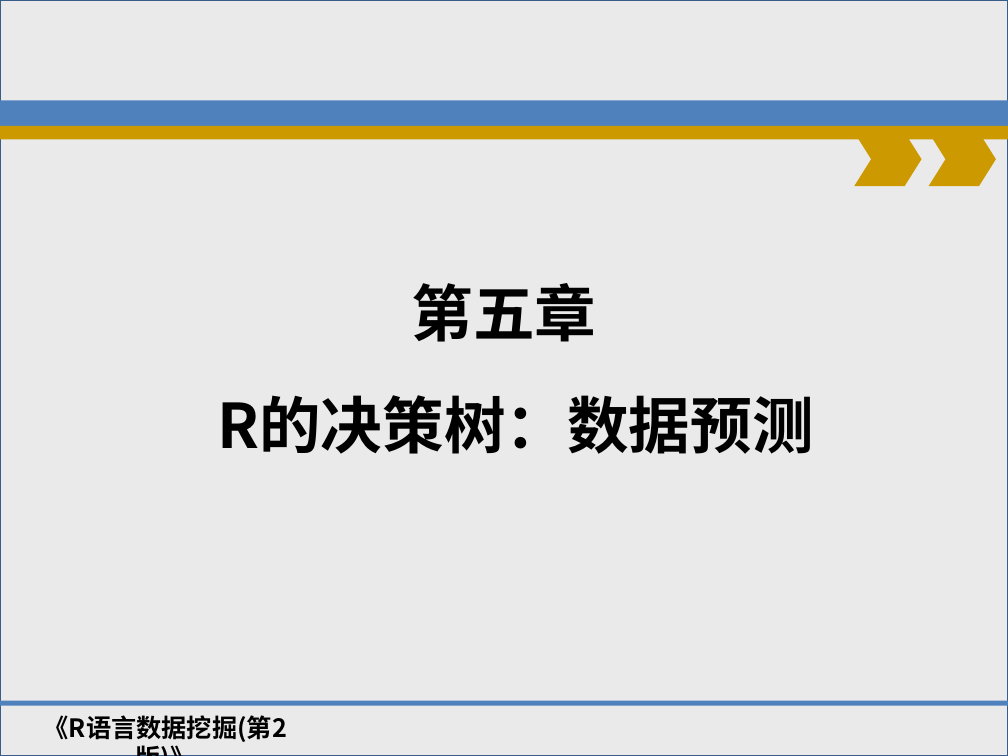
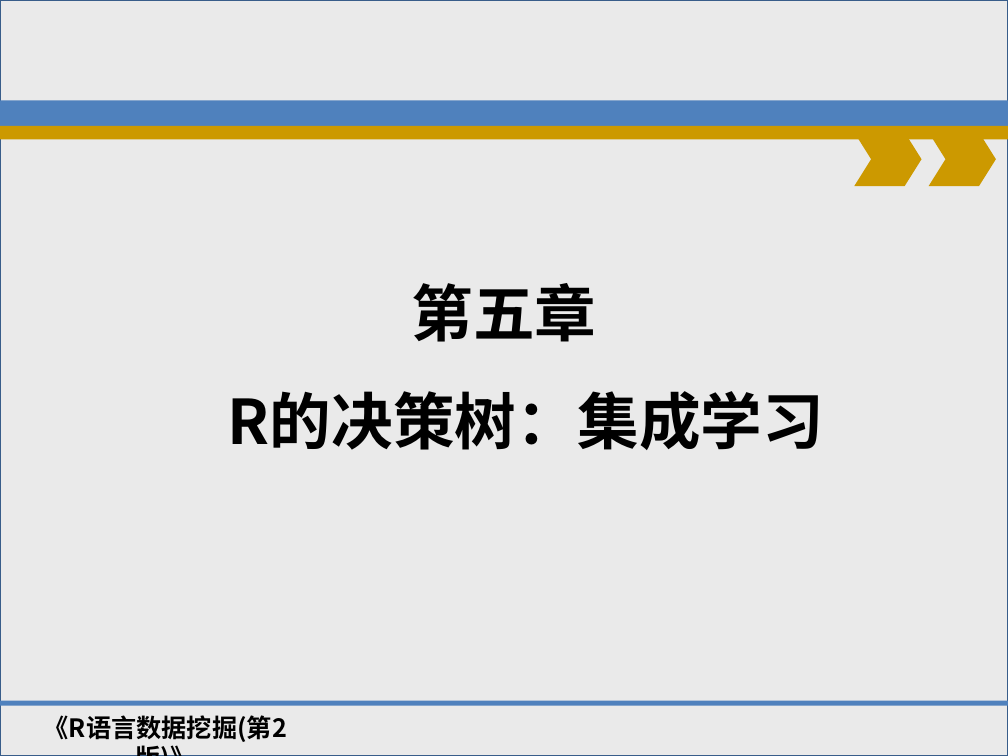
Before and after one commit to shfkuang/shfkuang.github.io, a slide deck: slide 1 of dm2019/dmch53.ppt. Drawn at 1008x756 pixels with LibreOffice and Linux fonts; fonts in the diff are those of the drawing; background and template pictures are left out. Boxes give left, top, right and bottom in pixels: in the first picture for what was removed or moved away, otherwise in the second. Text is boxed around its words. In the diff, an @@ line names an element or a change of style, - is before the commit and + after.

```diff
--- a/dm2019/dmch53.ppt
+++ b/dm2019/dmch53.ppt
@@ subtitle at (228,391,824,450): text changed @@
-R的决策树：数据预测
+R的决策树：集成学习
```
Also in this commit, not shown: 1 other slide changed, 1 other file.
